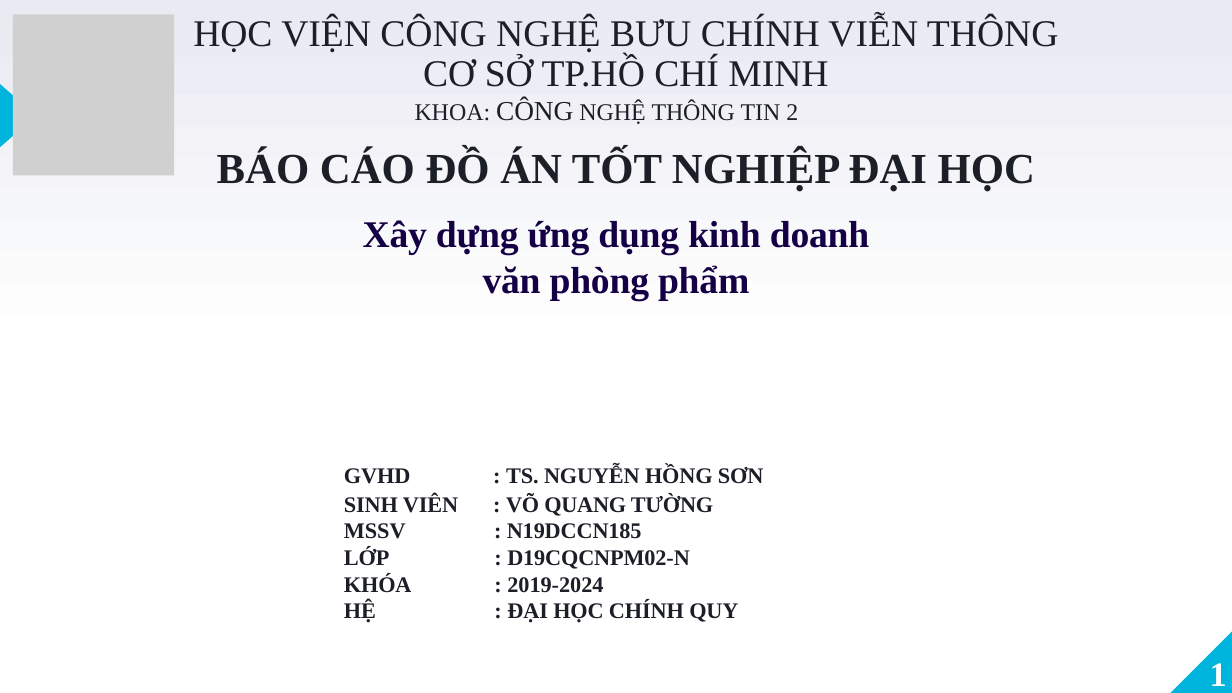
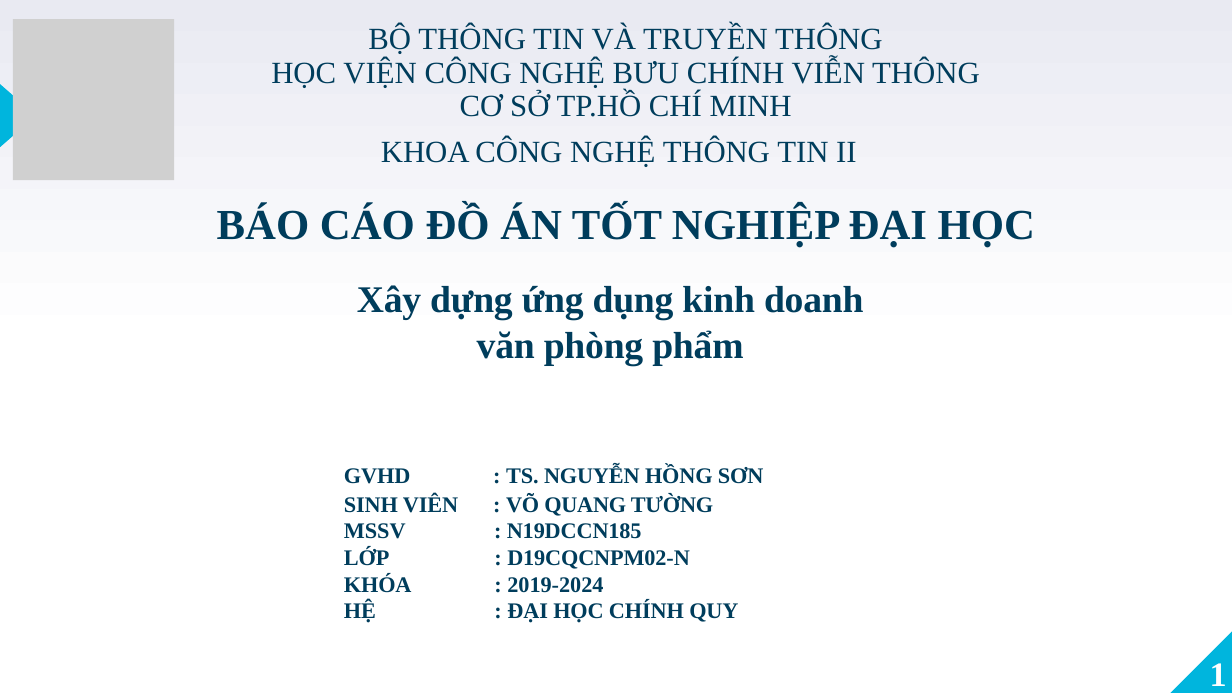
Before and after one commit to VoQuangTuong185/DoAnTotNghiep, a slide deck: slide 1 of Documentation/BCDK4/CN_185_VoQuangTuong_TomTat_BCCK.pptx. Drawn at 1232x693 pixels with LibreOffice and Linux fonts; fonts in the diff are those of the drawing; grey boxes stand for pictures. Boxes give left, top, right and bottom in pixels: in the first picture for what was removed or moved away, otherwise in the second. Text is boxed around its words. In the diff, an @@ line names an element or a change of style, - is before the commit and + after.

```diff
--- a/Documentation/BCDK4/CN_185_VoQuangTuong_TomTat_BCCK.pptx
+++ b/Documentation/BCDK4/CN_185_VoQuangTuong_TomTat_BCCK.pptx
@@ picture: place and size @@
-picture at box(14, 15, 175, 176)
+picture at box(14, 18, 175, 180)
@@ text "BỘ THÔNG TIN VÀ TRUYỀN ...": place and size @@
-text "BỘ THÔNG TIN VÀ TRUYỀN ..." at box(193, 17, 1059, 87)
+text "BỘ THÔNG TIN VÀ TRUYỀN ..." at box(271, 25, 980, 117)
@@ text at box(368, 25, 883, 54): paragraph added @@
+BỘ THÔNG TIN VÀ TRUYỀN THÔNG
@@ text at box(271, 59, 980, 117): size 22 to 18 pt, text colour #1D1F28 to #003D5C in "HỌC VIỆN CÔNG NGHỆ BƯU CHÍNH VIỄN ...", "CƠ SỞ TP.HỒ CHÍ MINH" @@
@@ text at box(381, 138, 856, 167): text changed; size 14 to 18 pt; text colour #1D1F28 to #003D5C @@
-KHOA: CÔNG NGHỆ THÔNG TIN 2
+KHOA CÔNG NGHỆ THÔNG TIN II
@@ text "BÁO CÁO ĐỒ ÁN TỐT ..." at box(217, 205, 1035, 247): text colour #1D1F28 to #003D5C @@
@@ text "BÁO CÁO ĐỒ ÁN TỐT ...": place and size @@
-text "BÁO CÁO ĐỒ ÁN TỐT ..." at box(217, 149, 1035, 191)
+text "BÁO CÁO ĐỒ ÁN TỐT ..." at box(217, 205, 1035, 247)
@@ text "Xây dựng ứng dụng kinh ...": place and size @@
-text "Xây dựng ứng dụng kinh ..." at box(363, 220, 869, 301)
+text "Xây dựng ứng dụng kinh ..." at box(357, 285, 863, 366)
@@ text "Xây dựng ứng dụng kinh ..." at box(357, 285, 863, 366): text colour #150045 to #003D5C @@
@@ text "GVHD : TS. NGUYỄN HỒNG ..." at box(344, 466, 764, 623): text colour #1D1F28 to #003D5C @@
```
Also in this commit, not shown: 13 other slides changed, 8 other files.
